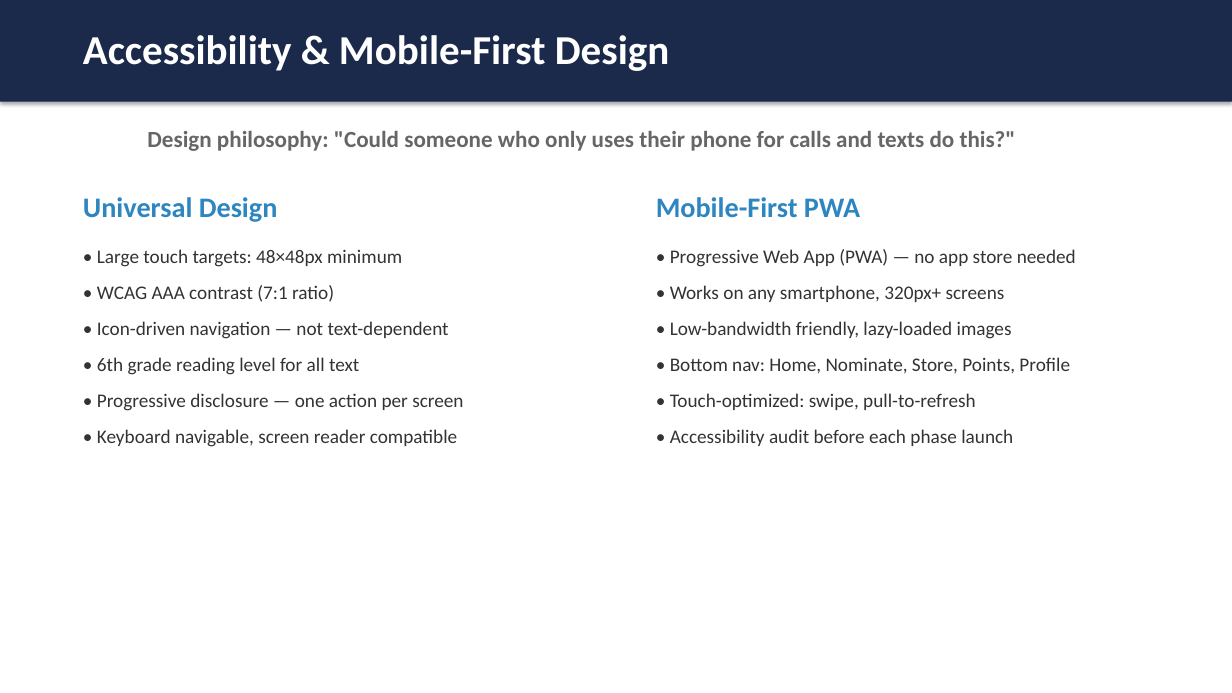
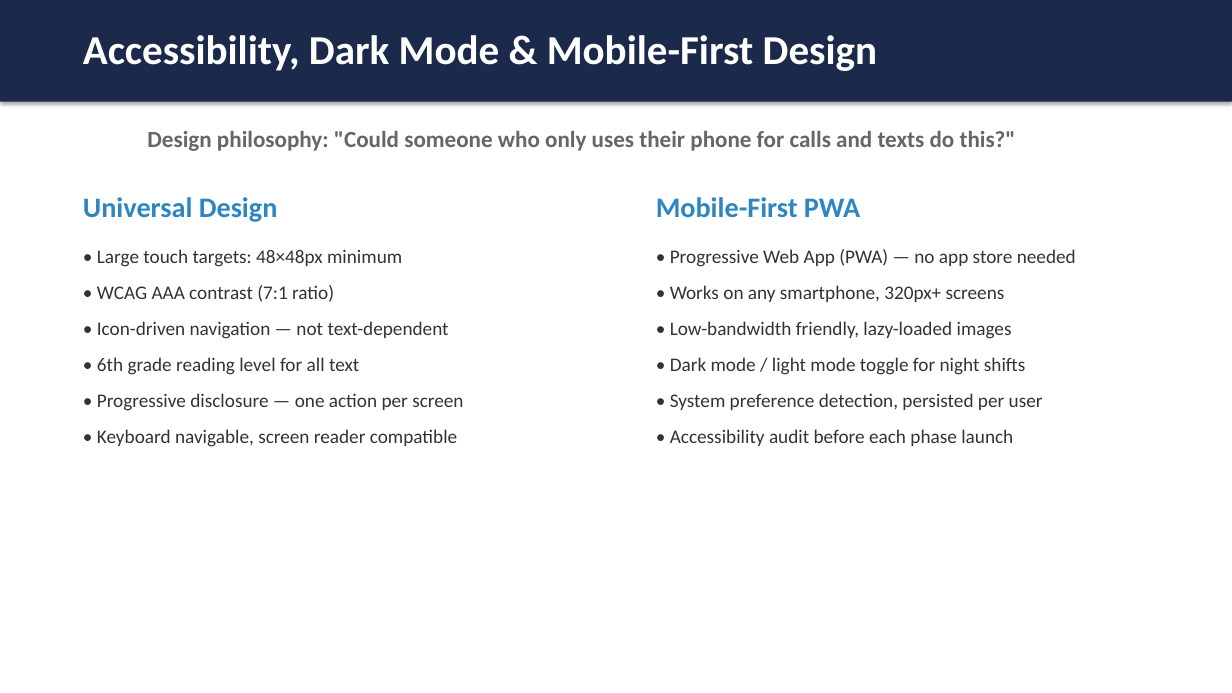
Before and after one commit to mingjyesheng-ioteye/sb_rewards, a slide deck: slide 12 of RFP/IoTeye - Arc Mercer Pitch.pptx. Drawn at 1232x693 pixels with LibreOffice and Linux fonts; fonts in the diff are those of the drawing. Boxes give left, top, right and bottom in pixels: in the first picture for what was removed or moved away, otherwise in the second. Text is boxed around its words. In the diff, an @@ line names an element or a change of style, - is before the commit and + after.

```diff
--- a/RFP/IoTeye - Arc Mercer Pitch.pptx
+++ b/RFP/IoTeye - Arc Mercer Pitch.pptx
@@ text at (83, 35, 878, 71): text changed @@
-Accessibility & Mobile-First Design
+Accessibility, Dark Mode & Mobile-First Design
@@ text at (670, 357, 1043, 410): text changed @@
-• Bottom nav: Home, Nominate, Store, Points, Profile
-• Touch-optimized: swipe, pull-to-refresh
+• Dark mode / light mode toggle for night shifts
+• System preference detection, persisted per user
```
Also in this commit, not shown: 8 other slides changed, 1 slide added, 1 slide removed, 4 other files.
